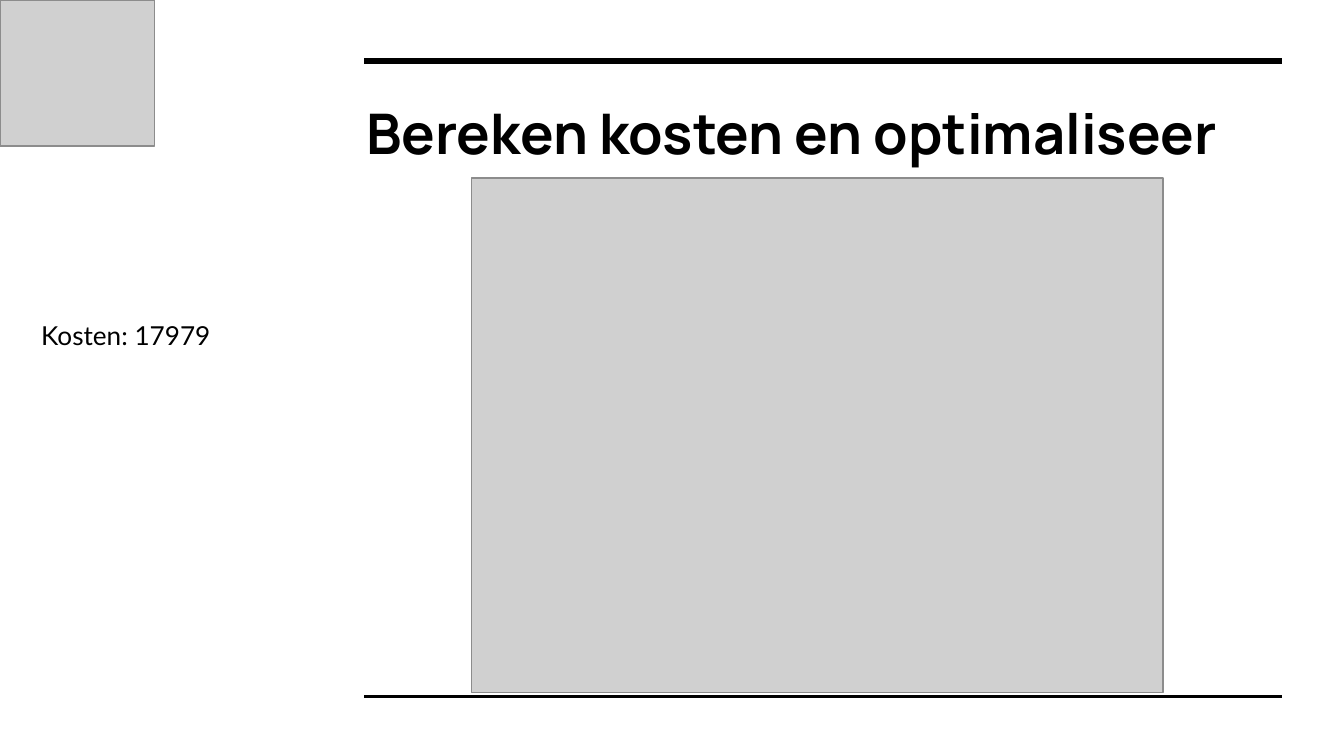
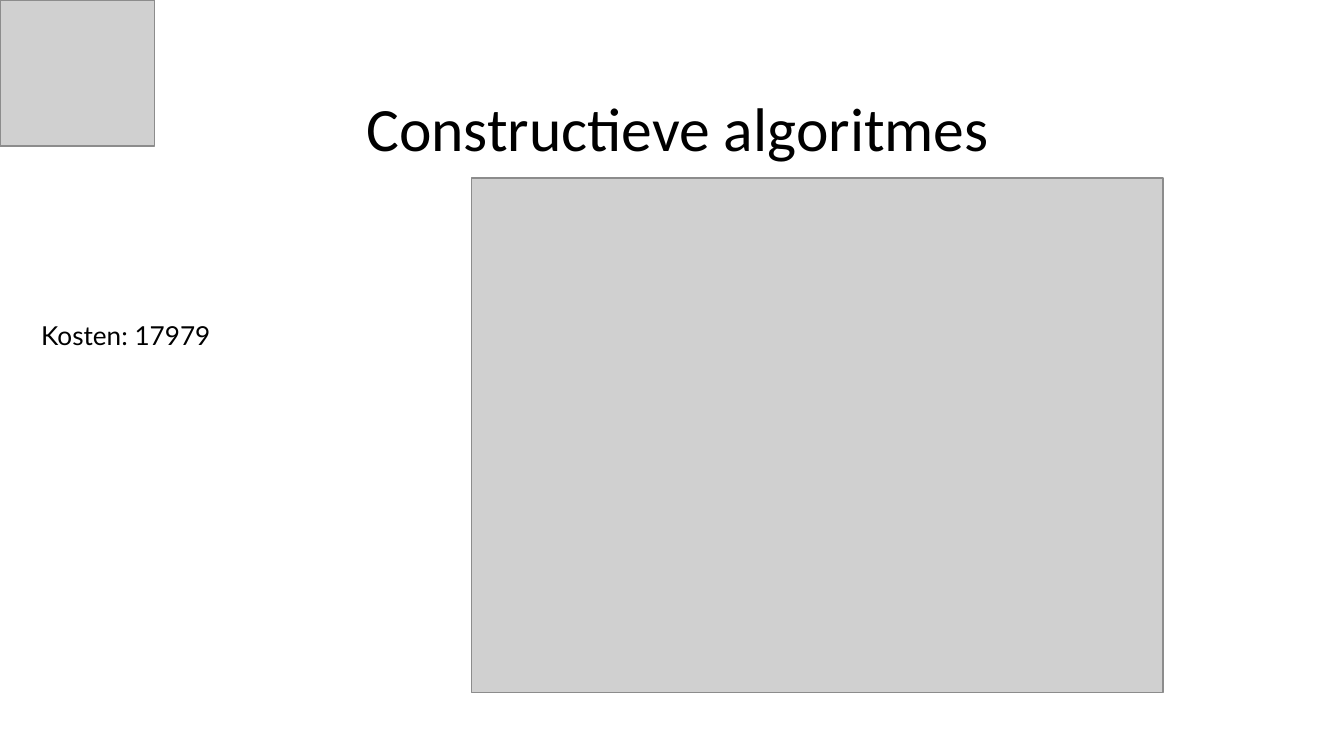
Before and after one commit to yoghurthoek/sunny_storage, a slide deck: slide 14 of Presentations/Presentatie 6 vrijdag 24 mei (eindpresentatie).pptx. Drawn at 1344x756 pixels with LibreOffice and Linux fonts; fonts in the diff are those of the drawing; grey boxes stand for pictures. Boxes give left, top, right and bottom in pixels: in the first picture for what was removed or moved away, otherwise in the second. Text is boxed around its words. In the diff, an @@ line names an element or a change of style, - is before the commit and + after.

```diff
--- a/Presentations/Presentatie 6 vrijdag 24 mei (eindpresentatie).pptx
+++ b/Presentations/Presentatie 6 vrijdag 24 mei (eindpresentatie).pptx
@@ line removed from (364, 60) to (1282, 60) @@
@@ title at (366, 108, 989, 162): text changed; size 30 to 33 pt; font Manrope to Calibri; bold off @@
-Bereken kosten en optimaliseer
+Constructieve algoritmes
@@ line removed from (364, 696) to (1282, 696) @@
```
Also in this commit, not shown: 18 other slides changed, 1 slide removed.
